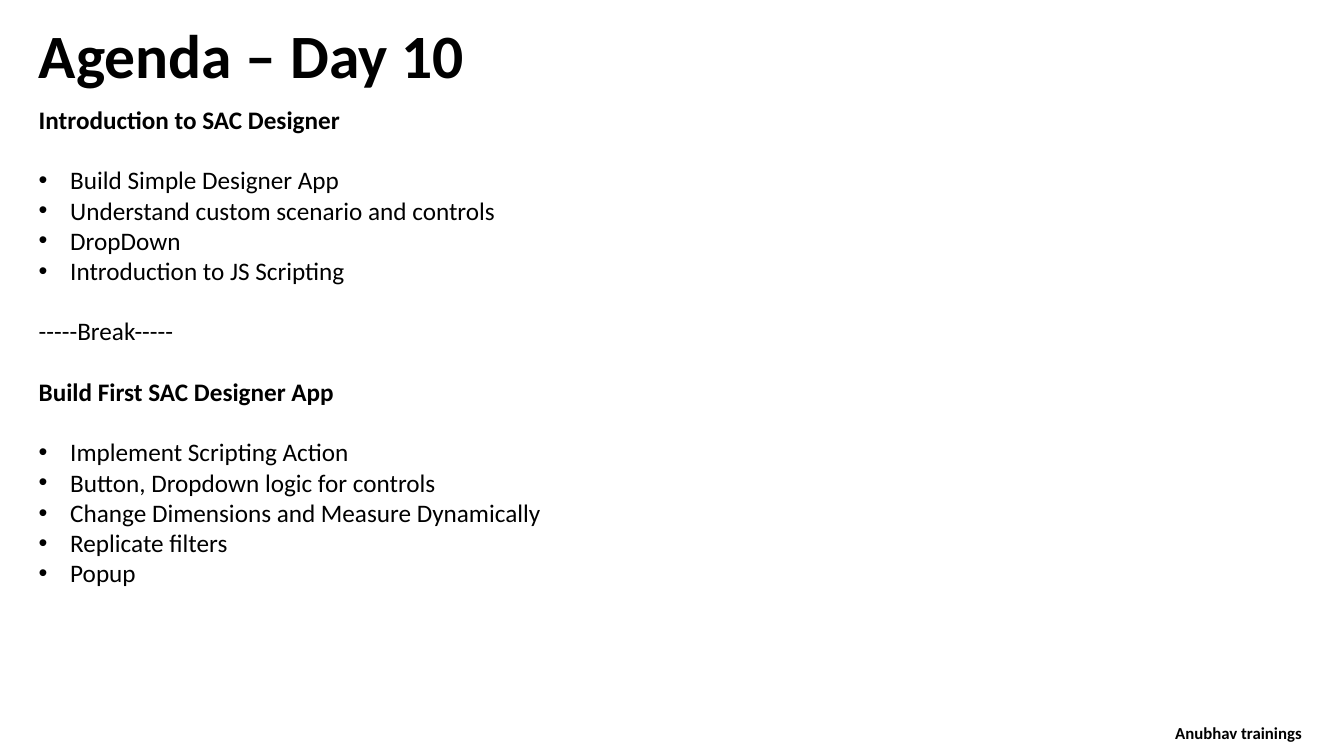
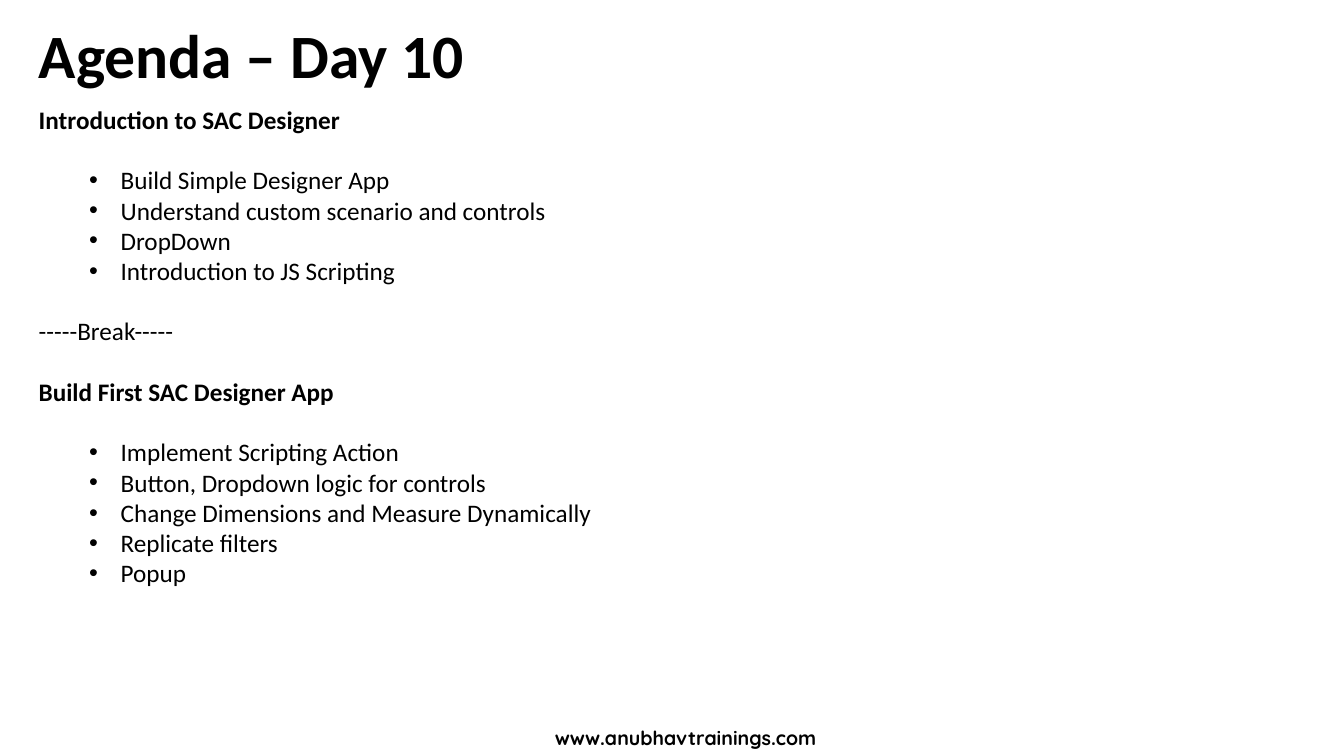
Before and after one commit to soyuztechnologies/SAC_SaamaTechnologies, a slide deck: slide 2 of day 10/SAC_Training Day 10.pptx. Drawn at 1344x756 pixels with LibreOffice and Linux fonts; fonts in the diff are those of the drawing. Boxes give left, top, right and bottom in pixels: in the first picture for what was removed or moved away, otherwise in the second. Text is boxed around its words. In the diff, an @@ line names an element or a change of style, - is before the commit and + after.

Commit message:
SAC

```diff
--- a/day 10/SAC_Training Day 10.pptx
+++ b/day 10/SAC_Training Day 10.pptx
@@ text at [121,171,591,586]: list level 1 to 2 in "Build Simple Designer App"; list level 1 to 2 in "Understand custom scenario and controls"; list level 1 to 2 in "DropDown"; list level 1 to 2 in "Introduction to JS Scripting"; list level 1 to 2 in "Implement Scripting Action"; list level 1 to 2 in "Button, Dropdown logic for controls"; list level 1 to 2 in "Change Dimensions and Measure Dynamically"; list level 1 to 2 in "Replicate filters"; list level 1 to 2 in "Popup" @@
@@ text added at [555,730,816,749], 14 pt, text #000000, bold @@
+www.anubhavtrainings.com
@@ text removed at [1175,727,1302,742] @@
-Anubhav trainings
```
Also in this commit, not shown: 1 other slide changed.
